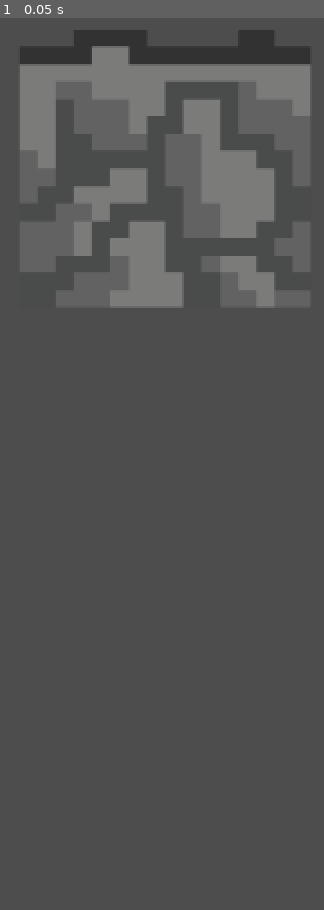
Above: before the commit, frame 1.
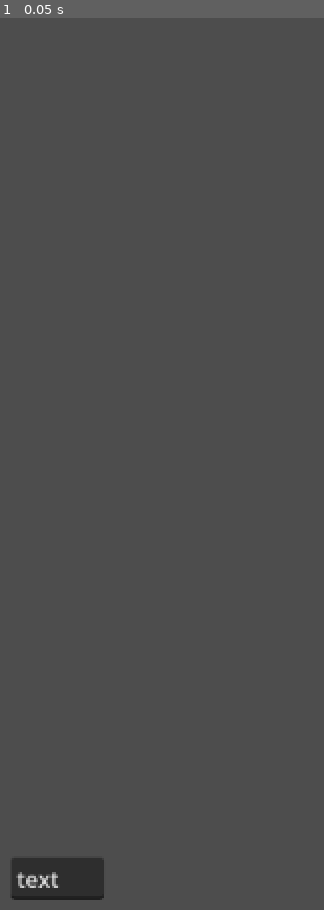
Above: after the commit, the same moment.

Repository: Northwood-Game-Development-Club/wizards-and-dragons
Game: Godot game, scene res://main scene.tscn
The game is run twice, just before and just after one commit, with the same random seed, the same clock (stepped at 60 frames per second) and the same inputs. Before the commit the project has no main scene; this scene is started directly in both runs.
Inputs:
- Up to frame 1 (0.05 s): no input

The runs differ from the first frame. In frame 1, 13% of the frame differs, in the area x 3-96%, y 1-99%.

Commit message:
delete test object, add basic scene setup

Diff:
--- a/main scene.tscn
+++ b/main scene.tscn
@@ -1,20 +1,22 @@
-[gd_scene load_steps=3 format=3 uid="uid://b5v8uo4162xwh"]
-
-[ext_resource type="Texture2D" uid="uid://d1qdskc00mcgu" path="res://rock top.png" id="1_qq0as"]
-
-[sub_resource type="QuadMesh" id="QuadMesh_8n0fv"]
+[gd_scene format=3 uid="uid://b5v8uo4162xwh"]
 
 [node name="Node2D" type="Node2D"]
 
-[node name="Control" type="Control" parent="."]
-layout_mode = 3
-anchors_preset = 0
-offset_right = 40.0
-offset_bottom = 40.0
+[node name="Camera2D" type="Camera2D" parent="."]
 
-[node name="MeshInstance2D" type="MeshInstance2D" parent="Control"]
-texture_filter = 1
+[node name="TileMap" type="TileMap" parent="."]
 position = Vector2(119, 113)
 scale = Vector2(210.75, -200.75)
-mesh = SubResource("QuadMesh_8n0fv")
-texture = ExtResource("1_qq0as")
+format = 2
+
+[node name="CanvasLayer" type="CanvasLayer" parent="."]
+
+[node name="LineEdit" type="LineEdit" parent="CanvasLayer"]
+anchors_preset = -1
+anchor_top = 1.0
+anchor_bottom = 1.0
+offset_left = 8.0
+offset_top = -38.0
+offset_right = 75.0625
+offset_bottom = -7.0
+text = "text"
--- a/project.godot
+++ b/project.godot
@@ -11,6 +11,7 @@
 [application]
 
 config/name="File"
+run/main_scene="res://main scene.tscn"
 config/features=PackedStringArray("4.2", "GL Compatibility")
 config/icon="res://icon.svg"
 
